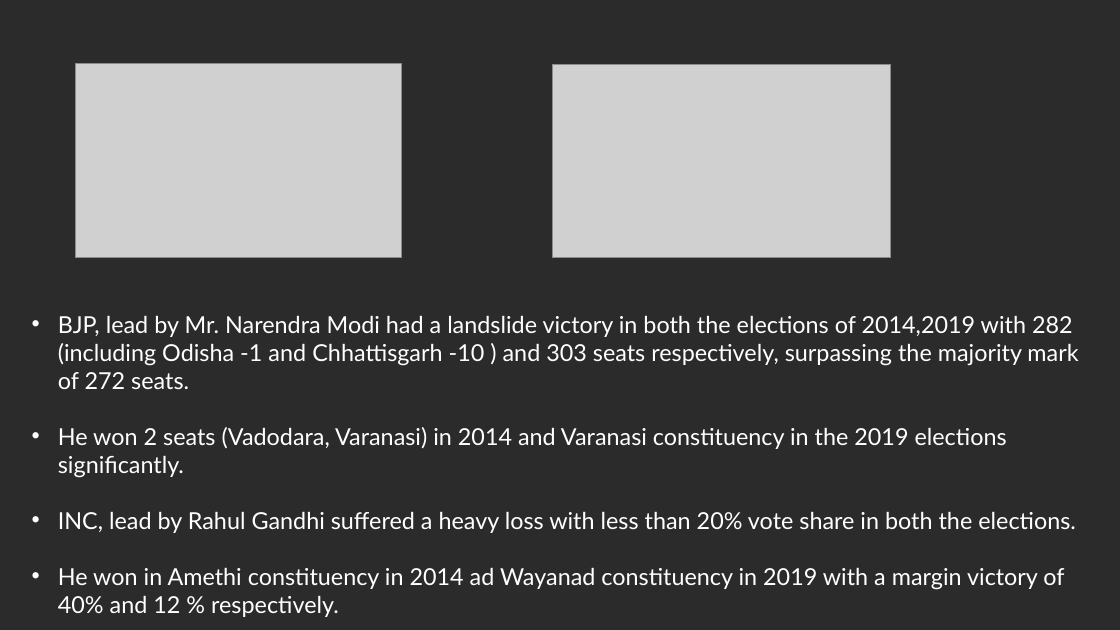
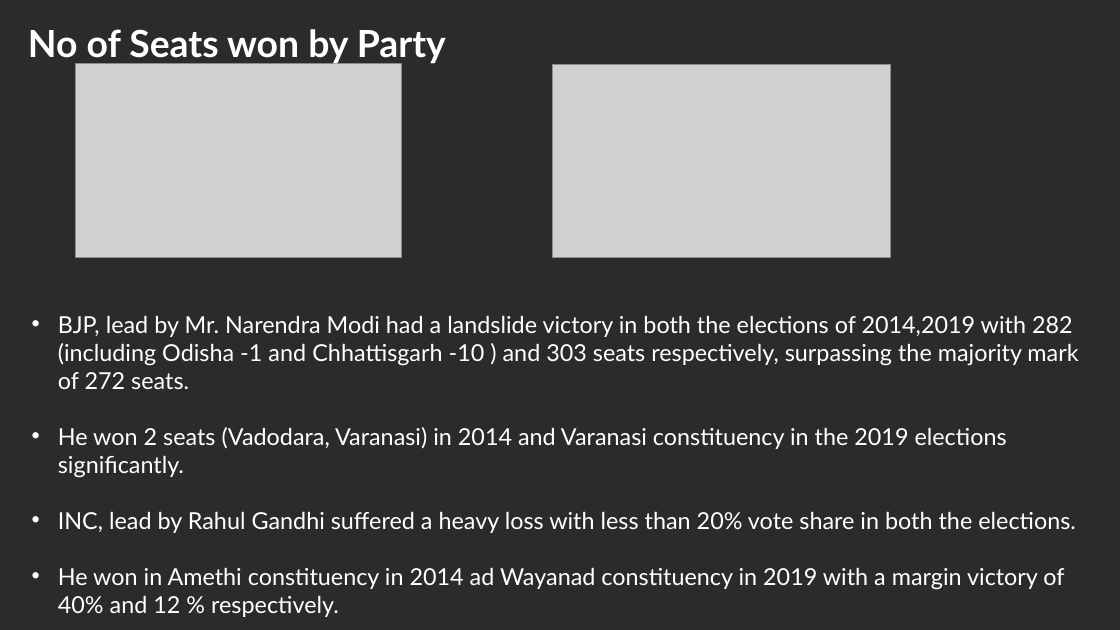
Before and after one commit to Kavinmathi03/Lok-Sabha-Elections-Analysis, a slide deck: slide 24 of Lok Sabha Analysis.pptx (slide 22 before the commit). Drawn at 1120x630 pixels with LibreOffice and Linux fonts; fonts in the diff are those of the drawing; grey boxes stand for pictures; background and template pictures are left out; a plain dark background stands for a picture behind light text. Boxes give left, top, right and bottom in pixels: in the first picture for what was removed or moved away, otherwise in the second. Text is boxed around its words. In the diff, an @@ line names an element or a change of style, - is before the commit and + after.

```diff
--- a/Lok Sabha Analysis.pptx
+++ b/Lok Sabha Analysis.pptx
@@ text added at box(28, 29, 446, 65), 32 pt, text #FFFFFF, bold @@
+No of Seats won by Party
```
Also in this commit, not shown: 5 other slides changed.
